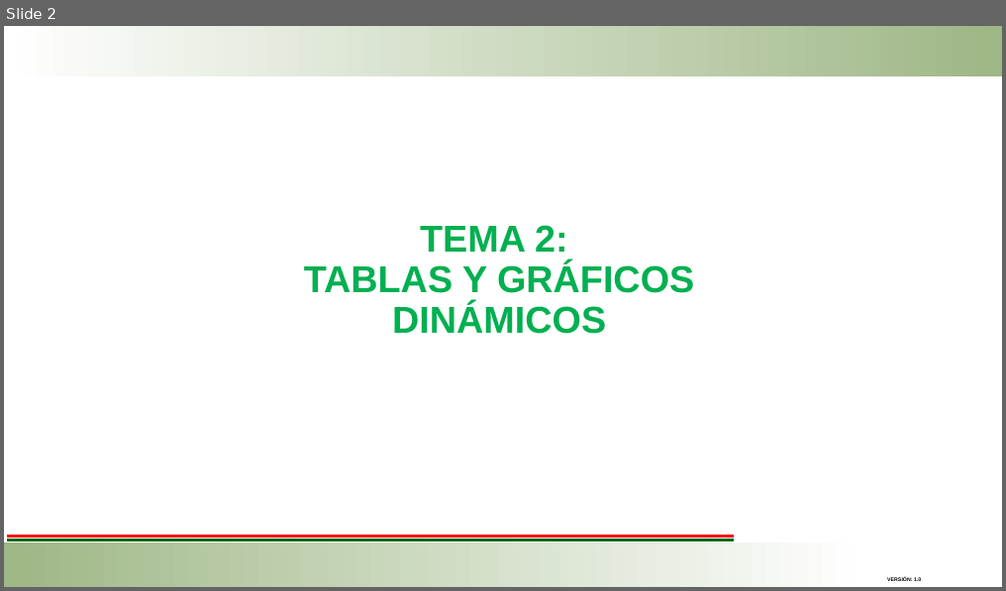
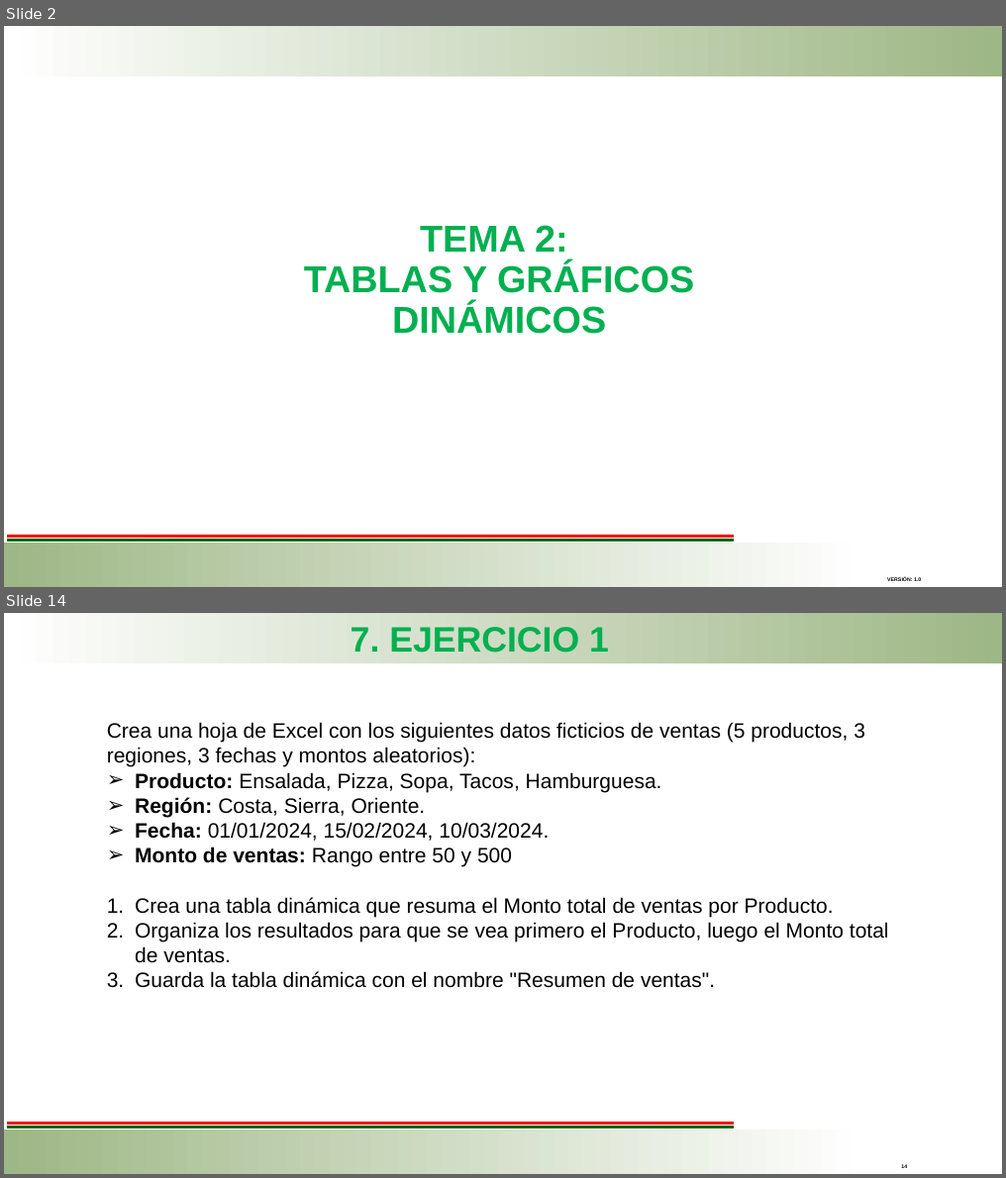
Before and after one commit to ejmerino/software-engineering, a slide deck: Vinculacion/Presentación Aplicacion de Tablas y Graficos Dinamicos.pptx. Shown one above the other, each under a label of ours: slide 2 before the commit, slides 2 and 14 after it; the slides between them are not shown. The pictures are 1006x591 and 1006x1178 pixels, drawn with LibreOffice and Linux fonts; fonts in the diff are those of the drawing; background and template pictures are left out. Boxes give left, top, right and bottom in pixels: in the first picture for what was removed or moved away, otherwise in the second. Text is boxed around its words. In the diff, an @@ line names an element or a change of style, - is before the commit and + after.

Commit message:
Update pptx version of excel dinamic tables

```diff
--- a/Vinculacion/Presentación Aplicacion de Tablas y Graficos Dinamicos.pptx
+++ b/Vinculacion/Presentación Aplicacion de Tablas y Graficos Dinamicos.pptx
@@ slide 14 added at <box>4,613,1002,1174</box>, background #FFFFFF; not listed: 4 template elements that a slide beside it also shows @@
@@ text added at <box>350,627,609,653</box>, 34 pt, text #00B050, bold @@
+7. EJERCICIO 1
@@ text added at <box>107,722,889,988</box>, 20 pt, text #000000 @@
+Crea una hoja de Excel con los siguientes datos ficticios de ventas (5 productos, 3 regiones, 3 fechas y montos aleatorios):
+➢ Producto: Ensalada, Pizza, Sopa, Tacos, Hamburguesa.
+    ➢ Región: Costa, Sierra, Oriente.
+➢ Fecha: 01/01/2024, 15/02/2024, 10/03/2024.
+➢ Monto de ventas: Rango entre 50 y 500
+1. Crea una tabla dinámica que resuma el Monto total de ventas por Producto.
+2. Organiza los resultados para que se vea primero el Producto, luego el Monto total de ventas.
+3. Guarda la tabla dinámica con el nombre "Resumen de ventas".
@@ page number added at <box>901,1164,907,1170</box>, 5 pt, text #000000, bold @@
+14
```
Also in this commit, not shown: 2 slides changed, 12 other slides added, 40 slides removed.
